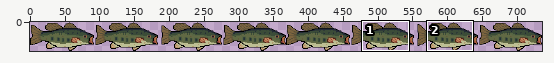
One commit to this sprite sheet: src/main/resources/assets/player.png. Above, an overview of the earlier version with the close-up marked.
Close-up. Before the edit:
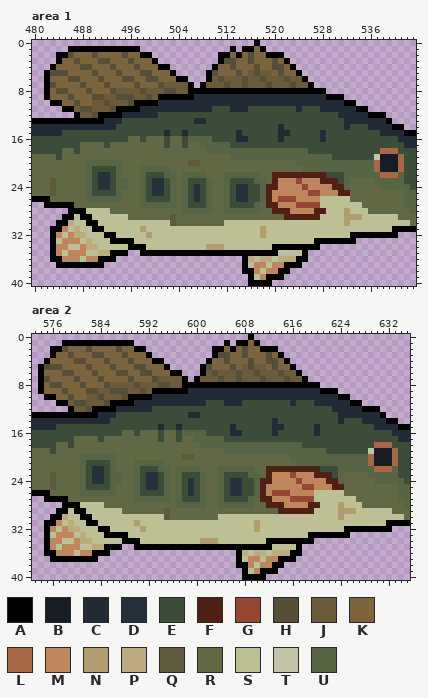
The file is 736x41 pixels. Colours within 5 levels of each other are drawn and written as one. Shown: area 1: x 480..543, y 0..40; area 2: x 573..635, y 0..40. The commit also changed other parts of the picture, which this record leaves out.
Palette (. is transparent): A #000000  B #171c25  C #222a36  D #25313a  E #3b4c38  F #512015  G #964734  H #574e38  J #6c5b3b  K #7c643f  L #a86745  M #bf865e  N #b19d6f  P #bdab80  Q #605a3c  R #616944  S #bdbf94  T #c3c4a3  U #576544
Pixels before, area 1 (only the part around the change), first column x 480:
 0 .....................................A..........................
 1 ......AAAAAAAAAAAA...............A.AAKA.........................
 2 ....AAHKKKHKKKKHKKAA...........AAKAKHKKAAA......................
 3 ....AKKHKKKHHKKKHKKKA..........AHHKKHKKKHKA.....................
 4 ...AKKKKHHKKKHKKKHKKKAA.......AKKHKKKHKKHHKA....................
 5 ..AHHHKKKKHKKKHKKKHHKKKA.....AHKKKHKJHJJKHKKA...................
 6 ..AKKKHHKKKHKKKHHKKHHKKKAA...AJHJJJHJJHJJJHJJA..................
 7 ..AHKKKKHKKKHKKKKHKKKHJJJJA.AJJJHJJHJJJHJJJHJJA.................
 8 ..AKHHKKKHKKKHJJJJHJJJHHJJAAAAAAAAAAAAAAAAAAAAAAA...............
 9 ..AKKKHKKKHHJJHHHJJHJAAAAAACCCCCCCCCCCCCCCCCCCCCCAAA............
10 ...AAKKHKKJJHJJJHAAAACCCCCCCCCCCCCCCCCCCCCCCCCCCCCCCAA..........
11 .....AAJHHJJJHAAAACCCCCCCCCCCCEEECCCEEEEEEEECEEECCCCCCAA........
12 .......AJJHAAAACCCCCCEEEEEEEEEEEEEEEEEEEEEEEEEEEEEECCCCCAAA.....
13 AAAAAAAAAAAACCCEEEEEEEEEEEECCEEEEEEEEEEEEEEEEEEEEEEECCCCCCCA....
14 CCCCCCCCCCCCCCEEEEEEEEEEEEEEEEEEEEEEEEEEECEEEEEEEEEECEEECCCCAA..
15 CCCCCEEEEEEEEEEEEEEEEECEECEEEEEEEECEEEEEECCEEEEECEEEEEEEEECCCCAA
16 EEEEEEEEEEEEEEEERRERRRERREUUUUEEEECCEEEEECEEEEEECEEEEEEEEEEEECCC
17 EEEEEEEERRRRERRRRRRRRRERRERRUUUUUEEEEEEEEEEEEEEEEEEEEEEEEEEEEECC
18 EEEEERRERRRRRRRRRRRRRRRRRRRRRUUUUUUUUUUUUUUUUUEEEEEEEEEEEELLLEEE
19 RRRRERRRRRRRRRRRRRRRRRRRRRRRRRRRRUUUUUUUUUUUUUUUUUEEEEEEETBBBLEE
20 RRRRRRRRRUUUUUURRRRRRRRRRRQQRRRRRRRRRRRRRRRRUUUUUUUUUUUUULBBBLEE
21 RRRRRRRRRUEEEEURRRUUUUURRRRRRRRRRRRRRRRRRRRRRUUUUUUUUUUUULBBBLEE
22 RRRRRRRRRUEDDEURRRUEEEUURUUUURRRUUUUUURRFFFFFFFFFEEEUUUUUULLLUEE
23 RRRQRRRRRUEDDEUURRUEDDEURUEEEURRUEEEEUURFMMMGMMMFFFEURRRRUUUUUEE
24 RRRQRRRRRUEDDEUURRUEDDEURUEDEURRUEDDEEUFFMMMMGMMMMFFURRRRRUUUUUE
25 RRRQRRRRRUEEEEURRRUEDDEURUEDEURRUEDDEEUFMMMMMMGGMMMFFRRRRRRRRRUU
26 AAARRRRRRUUUUUURRRUEEEEURUEDEURRUEDDEEUFMGGGMMMMSSSSSRRRRRRRRRUU
27 ..AAAAARRRRRRRRRRRUUUUUURUEEEURRUEEEEURFFMMMGGGGSSSSSSSRRRRRRRUU
28 ......AAASSSSRRRRRRRRRRRRUUUUURRUUUUUURRFFFMMMMFFSSSNSSSRRRRRRRU
29 .....AASAASSSSSSRRRRRRRQRRRRRRRRRRRRRRRRRRFFFFFFSSSSNNNSSSSSSRRR
30 ....AAPSSAASSSSSSSSSSSSQRRRRRRRRSSSSSSSSSSSSSSSSSSSSNSSSSSSSSSSR
31 ...AAMSPSSAASSSSSSNSSSSSSSSSSSSSSSSSSSNSSSSSSSSSSSSSSSSSSSSSAAAA
32 ...AMSMPPSSSAASSSSSNSSSSSSSSSSSSSSSSSSNSSSSSSSSSSSSSSAAAAAAAA...
33 ...ASMMMSPSSSAAAASSSSSSSSSSSSSSSSSSSSSSSSSSSSSSAAAAAAA..........
34 ...AMMSSMPPSSSSSAAASSSSSSSSSSNNNSSSSSSSSAAAAAAAA................
35 ...AMSMMMSSPPAAA..AAAAAAAAAAAAAAAAAAAAAAASSSSA..................
36 ...AAMMMSMMAAA.....................APSPPSPPPAA..................
37 ....AAAAAAAA.......................ASMMSMMAAA...................
38 ...................................AAMSMMAA.....................
39 ....................................ASMAAA......................
40 ....................................AAAA........................
Pixels before, area 2 (only the part around the change), first column x 573:
 0 ....................................A..........................
 1 .....AAAAAAAAAAAA...............A.AAKA.........................
 2 ...AAHKKKHKKKKHKKAA...........AAKAKHKKAAA......................
 3 ...AKKHKKKHHKKKHKKKA..........AHHKKHKKKHKA.....................
 4 ..AKKKKHHKKKHKKKHKKKAA.......AKKHKKKHKKHHKA....................
 5 .AHHHKKKKHKKKHKKKHHKKKA.....AHKKKHKJHJJKHKKA...................
 6 .AKKKHHKKKHKKKHHKKHHKKKAA...AJHJJJHJJHJJJHJJA..................
 7 .AHKKKKHKKKHKKKKHKKKHJJJJA.AJJJHJJHJJJHJJJHJJA.................
 8 .AKHHKKKHKKKHJJJJHJJJHHJJAAAAAAAAAAAAAAAAAAAAAAA...............
 9 .AKKKHKKKHHJJHHHJJHJAAAAAACCCCCCCCCCCCCCCCCCCCCCAAA............
10 ..AAKKHKKJJHJJJHAAAACCCCCCCCCCCCCCCCCCCCCCCCCCCCCCCAA..........
11 ....AAJHHJJJHAAAACCCCCCCCCCCCEEECCCEEEEEEEECEEECCCCCCAA........
12 ......AJJHAAAACCCCCCEEEEEEEEEEEEEEEEEEEEEEEEEEEEEECCCCCAAA.....
13 AAAAAAAAAAACCCEEEEEEEEEEEECCEEEEEEEEEEEEEEEEEEEEEEECCCCCCCA....
14 CCCCCCCCCCCCCEEEEEEEEEEEEEEEEEEEEEEEEEEECEEEEEEEEEECEEECCCCAA..
15 CCCCEEEEEEEEEEEEEEEEECEECEEEEEEEECEEEEEECCEEEEECEEEEEEEEECCCCAA
16 EEEEEEEEEEEEEEERRERRRERREUUUUEEEECCEEEEECEEEEEECEEEEEEEEEEEECCC
17 EEEEEEERRRRERRRRRRRRRERRERRUUUUUEEEEEEEEEEEEEEEEEEEEEEEEEEEEECC
18 EEEERRERRRRRRRRRRRRRRRRRRRRRUUUUUUUUUUUUUUUUUEEEEEEEEEEEELLLEEE
19 RRRERRRRRRRRRRRRRRRRRRRRRRRRRRRRUUUUUUUUUUUUUUUUUEEEEEEETBBBLEE
20 RRRRRRRRUUUUUURRRRRRRRRRRQQRRRRRRRRRRRRRRRRUUUUUUUUUUUUULBBBLEE
21 RRRRRRRRUEEEEURRRUUUUURRRRRRRRRRRRRRRRRRRRRRUUUUUUUUUUUULBBBLEE
22 RRRRRRRRUEDDEURRRUEEEUURUUUURRRUUUUUURRFFFFFFFFFEEEUUUUUULLLUEE
23 RRRQRRRRUEDDEUURRUEDDEURUEEEURRUEEEEUURFMMMGMMMFFFEURRRRUUUUUEE
24 RRRQRRRRUEDDEUURRUEDDEURUEDEURRUEDDEEUFFMMMMGMMMMFFURRRRRUUUUUE
25 RRRQRRRRUEEEEURRRUEDDEURUEDEURRUEDDEEUFMMMMMMGGMMMFFRRRRRRRRRUU
26 AAARRRRRUUUUUURRRUEEEEURUEDEURRUEDDEEUFMGGGMMMMSSSSSRRRRRRRRRUU
27 ..AAAARRRRRRRRRRRUUUUUURUEEEURRUEEEEURFFMMMGGGGSSSSSSSRRRRRRRUU
28 .....AAASSSSRRRRRRRRRRRRUUUUURRUUUUUURRFFFMMMMFFSSSNSSSRRRRRRRU
29 ....AASAASSSSSSRRRRRRRQRRRRRRRRRRRRRRRRRRFFFFFFSSSSNNNSSSSSSRRR
30 ...AAPSSAASSSSSSSSSSSSQRRRRRRRRSSSSSSSSSSSSSSSSSSSSNSSSSSSSSSSR
31 ..AAMSPSSAASSSSSSNSSSSSSSSSSSSSSSSSSSNSSSSSSSSSSSSSSSSSSSSSAAAA
32 ..AMSMPPSSSAASSSSSNSSSSSSSSSSSSSSSSSSNSSSSSSSSSSSSSSAAAAAAAA...
33 ..ASMMMSPSSSAAAASSSSSSSSSSSSSSSSSSSSSSSSSSSSSSAAAAAAA..........
34 ..AMMSSMPPSSSSSAAASSSSSSSSSSNNNSSSSSSSSAAAAAAAA................
35 ..AMSMMMSSPPAAA..AAAAAAAAAAAAAAAAAAAAAAASSSSA..................
36 ..AAMMMSMMAAA.....................APSPPSPPPAA..................
37 ...AAAAAAAA.......................ASMMSMMAAA...................
38 ..................................AAMSMMAA.....................
39 ...................................ASMAAA......................
40 ...................................AAAA........................
After the commit:
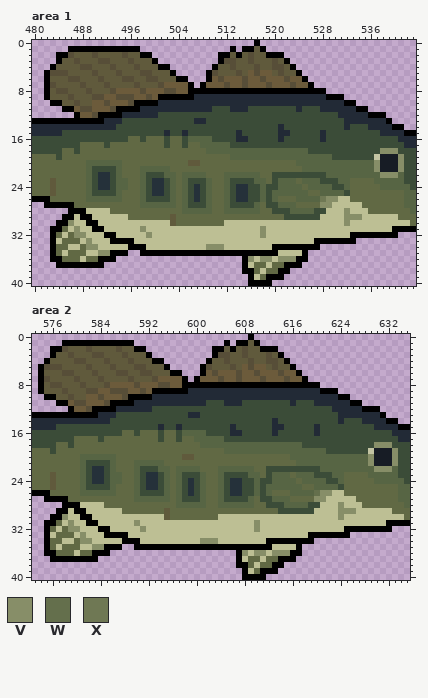
Colours new in this view: V #878e68  W #646f4c  X #6f7854
The exact change:
Area 1:
y 1: x 517 K -> Q
y 2: x 487..489 KKK -> QQQ; x 491..494 KKKK -> QQQQ; x 496..497 KK -> QQ; x 513 K -> Q; x 515 K -> Q; x 517..518 KK -> QQ
y 3: x 485..486 KK -> QQ; x 488..490 KKK -> QQQ; x 493..495 KKK -> QQQ; x 497..499 KKK -> QQQ; x 514..515 KK -> QQ; x 517..519 KKK -> QQQ; x 521 K -> Q
y 4: x 484..487 KKKK -> QQQQ; x 490..492 KKK -> QQQ; x 494..496 KKK -> QQQ; x 498..500 KKK -> QQQ; x 511..512 KK -> QQ; x 514..516 KKK -> QQQ; x 518..519 KK -> QQ; x 522 K -> Q
y 5: x 486..489 KKKK -> QQQQ; x 491..493 KKK -> QQQ; x 495..497 KKK -> QQQ; x 500..502 KKK -> QQQ; x 511..513 KKK -> QQQ; x 515 K -> Q; x 520 K -> Q; x 522..523 KK -> QQ
y 6: x 483..485 KKK -> QQQ; x 488..490 KKK -> QQQ; x 492..494 KKK -> QQQ; x 497..498 KK -> QQ; x 501..503 KKK -> QQQ
y 7: x 484..487 KKKK -> QQQQ; x 489..491 KKK -> QQQ; x 493..496 KKKK -> QQQQ; x 498..500 KKK -> QQQ
y 8: x 483 K -> Q; x 486..488 KKK -> QQQ; x 490..492 KKK -> QQQ
y 9: x 483..485 KKK -> QQQ; x 487..489 KKK -> QQQ
y 10: x 485..486 KK -> QQ; x 488..489 KK -> QQ
y 18: x 538..540 LLL -> VVV
y 19: x 541 L -> V
y 20..21: x 537 L -> V; x 541 L -> V
y 22: x 520..531 FFFFFFFFFEEE -> EEEEEEEEEUUU; x 538..540 LLL -> VVV
y 23: x 520..531 FMMMGMMMFFFE -> EUUURUUUEEEU
y 24: x 519..531 FFMMMMGMMMMFF -> EEUUUURUUUUEE
y 25: x 519..532 FMMMMMMGGMMMFF -> EUUUUUURRUUUUE
y 26: x 519..530 FMGGGMMMMSSS -> EURRRUUUUXVV
y 27: x 519..529 FFMMMGGGGSS -> EEUUURRRRVV
y 28: x 520..528 FFFMMMMFF -> EEEUUUUEE; x 532 N -> V
y 29: x 522..527 FFFFFF -> EEEEEE; x 532..534 NNN -> VVV
y 30: x 486 P -> V; x 532 N -> V
y 31: x 485 M -> R; x 487 P -> V; x 498 N -> V; x 518 N -> V
y 32: x 484 M -> R; x 486..488 MPP -> RVV; x 499 N -> V; x 518 N -> V
y 33: x 485..487 MMM -> RRR; x 489 P -> V
y 34: x 484..485 MM -> RR; x 488..490 MPP -> RVV; x 509..511 NNN -> VVV
y 35: x 484 M -> R; x 486..488 MMM -> RRR; x 491..492 PP -> VV
y 36: x 485..487 MMM -> RRR; x 489..490 MM -> RR; x 516 P -> V; x 518..519 PP -> VV; x 521..523 PPP -> VVV
y 37: x 517..518 MM -> RR; x 520..521 MM -> RR
y 38: x 517 M -> R; x 519..520 MM -> RR
y 39: x 518 M -> R
Area 2:
y 1: x 609 K -> Q
y 2: x 579..581 KKK -> QQQ; x 583..586 KKKK -> QQQQ; x 588..589 KK -> QQ; x 605 K -> Q; x 607 K -> Q; x 609..610 KK -> QQ
y 3: x 577..578 KK -> QQ; x 580..582 KKK -> QQQ; x 585..587 KKK -> QQQ; x 589..591 KKK -> QQQ; x 606..607 KK -> QQ; x 609..611 KKK -> QQQ; x 613 K -> Q
y 4: x 576..579 KKKK -> QQQQ; x 582..584 KKK -> QQQ; x 586..588 KKK -> QQQ; x 590..592 KKK -> QQQ; x 603..604 KK -> QQ; x 606..608 KKK -> QQQ; x 610..611 KK -> QQ; x 614 K -> Q
y 5: x 578..581 KKKK -> QQQQ; x 583..585 KKK -> QQQ; x 587..589 KKK -> QQQ; x 592..594 KKK -> QQQ; x 603..605 KKK -> QQQ; x 607 K -> Q; x 612 K -> Q; x 614..615 KK -> QQ
y 6: x 575..577 KKK -> QQQ; x 580..582 KKK -> QQQ; x 584..586 KKK -> QQQ; x 589..590 KK -> QQ; x 593..595 KKK -> QQQ
y 7: x 576..579 KKKK -> QQQQ; x 581..583 KKK -> QQQ; x 585..588 KKKK -> QQQQ; x 590..592 KKK -> QQQ
y 8: x 575 K -> Q; x 578..580 KKK -> QQQ; x 582..584 KKK -> QQQ
y 9: x 575..577 KKK -> QQQ; x 579..581 KKK -> QQQ
y 10: x 577..578 KK -> QQ; x 580..581 KK -> QQ
y 18: x 630..632 LLL -> VVV
y 19: x 633 L -> V
y 20..21: x 629 L -> V; x 633 L -> V
y 22: x 612..623 FFFFFFFFFEEE -> EEEEEEEEEUUU; x 630..632 LLL -> VVV
y 23: x 612..623 FMMMGMMMFFFE -> EUUURUUUEEEU
y 24: x 611..623 FFMMMMGMMMMFF -> EEUUUURUUUUEE
y 25: x 611..624 FMMMMMMGGMMMFF -> EUUUUUURRUUUUE
y 26: x 611..622 FMGGGMMMMSSS -> EURRRUUUUWVV
y 27: x 611..621 FFMMMGGGGSS -> EEUUURRRRVV
y 28: x 612..620 FFFMMMMFF -> EEEUUUUEE; x 624 N -> V
y 29: x 614..619 FFFFFF -> EEEEEE; x 624..626 NNN -> VVV
y 30: x 578 P -> V; x 624 N -> V
y 31: x 577 M -> R; x 579 P -> V; x 590 N -> V; x 610 N -> V
y 32: x 576 M -> R; x 578..580 MPP -> RVV; x 591 N -> V; x 610 N -> V
y 33: x 577..579 MMM -> RRR; x 581 P -> V
y 34: x 576..577 MM -> RR; x 580..582 MPP -> RVV; x 601..603 NNN -> VVV
y 35: x 576 M -> R; x 578..580 MMM -> RRR; x 583..584 PP -> VV
y 36: x 577..579 MMM -> RRR; x 581..582 MM -> RR; x 608 P -> V; x 610..611 PP -> VV; x 613..615 PPP -> VVV
y 37: x 609..610 MM -> RR; x 612..613 MM -> RR
y 38: x 609 M -> R; x 611..612 MM -> RR
y 39: x 610 M -> R
